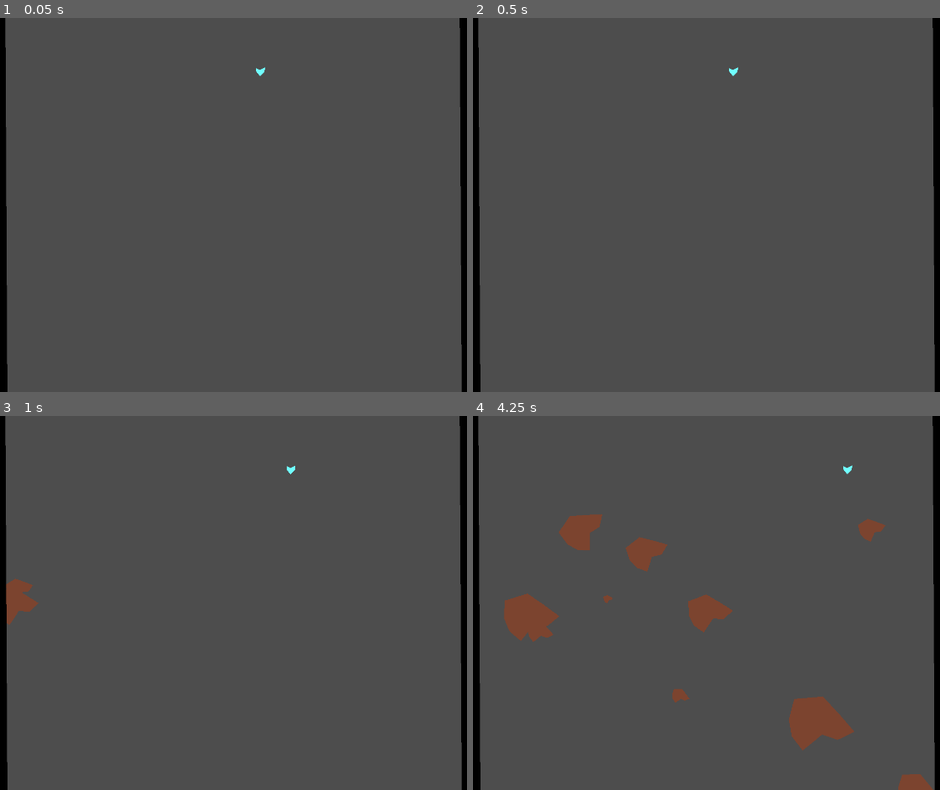
Above: before the commit, frames 1-4 (two rows, left to right).
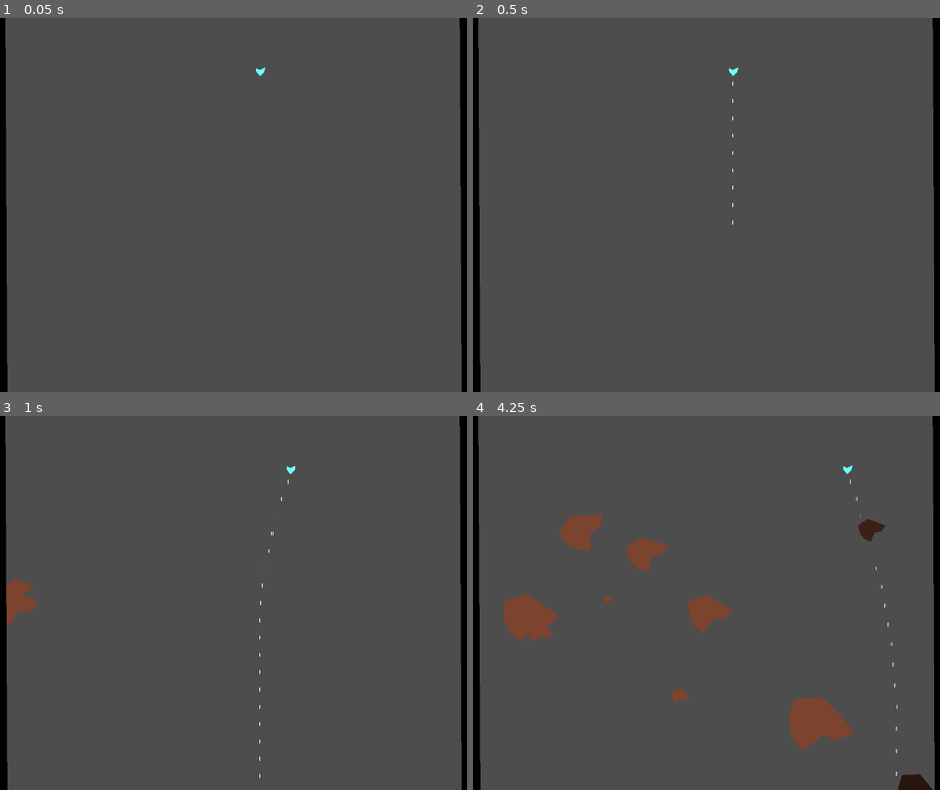
Above: after the commit, the same moments.

Repository: Fanny-Pack-Studios/juego-gamejam-equipo-yacare-wick
Game: Godot game, scene res://Nivel1.tscn
The game is run twice, just before and just after one commit, with the same random seed, the same clock (stepped at 60 frames per second) and the same inputs. The project has no main scene, so this scene is started directly.
Inputs (mouse positions are in pixels of both pictures, inside the frame that each line leads up to):
- Up to frame 1 (0.05 s): no input
- Up to frame 2 (0.5 s): no input
- Up to frame 3 (1 s): tap Enter at 0.5 s; move the mouse to (382, 584) at 0.52 s; hold Right (ui_right) from 0.53 s (still down); click (382, 584) at 0.67 s
- Up to frame 4 (4.25 s): move the mouse to (575, 621) at 1.27 s; release Right (ui_right) at 1.28 s; hold Down (ui_down) 1.28-2.03 s; move the mouse to (776, 520) at 2.02 s; hold Right (ui_right) 2.03-2.78 s; move the mouse to (673, 677) at 2.77 s; hold Up (ui_up) 2.78-3.53 s; click (673, 677) at 2.92 s; move the mouse to (907, 659) at 3.52 s; hold Left (ui_left) from 3.53 s (still down)

Frame 1 is identical in both runs. In frame 2, less than 0.1% of the frame differs, in the area x 55-56%, y 16-56%; in frame 3, less than 0.1%; in frame 4, 0.6%, in the area x 6-99%, y 16-100%.

Commit message:
Disparos

Diff:
--- a/Characters/Asteroid.gd
+++ b/Characters/Asteroid.gd
@@ -1,7 +1,10 @@
 class_name Asteroid
 extends CharacterBody2D
-#
+
 @export var config: AsteroidConfig
+
+var current_health := 10.0
+var max_health := 10.0
 
 signal removed(asteroid)
 
@@ -18,6 +21,15 @@
 		config.origin_bounds.x,
 		get_viewport_rect().end.x * config.origin_bounds.y
 	)
+	max_health = size * 100
+	current_health = max_health
+
+func _process(delta):
+	var health_percentage = current_health / max_health
+	$Polygon2D.modulate = Color(health_percentage,
+								health_percentage,
+								health_percentage)
+
 
 func _physics_process(delta):
 	move_and_slide()
@@ -35,6 +47,11 @@
 func hit_with_spaceship(_spaceship):
 	vanish()
 
+func be_damaged(amount):
+	current_health -= amount
+	if(current_health <= 0):
+		vanish()
+
 func remove():
 	removed.emit(self)
 	queue_free()
--- a/Characters/Asteroid.tscn
+++ b/Characters/Asteroid.tscn
@@ -20,6 +20,7 @@
 [node name="Polygon2D" type="Polygon2D" parent="."]
 scale = Vector2(5, 5)
 color = Color(0.486275, 0.270588, 0.188235, 1)
+offset = Vector2(0.266, 0)
 polygon = PackedVector2Array(-8, 10, -8, 10, -15, -6, -15, -6, -15, -6, -15, -6, -15, -6, -15, -6, -8, -19, -8, -19, -8 …(363 unchanged characters)…
 
 [node name="CollisionPolygon2D" type="CollisionPolygon2D" parent="."]
--- a/Characters/Spaceship.gd
+++ b/Characters/Spaceship.gd
@@ -1,11 +1,12 @@
 class_name Spaceship
 extends CharacterBody2D
+
+const Shoot = preload("res://Characters/Weapons/RegularShoot.tscn")
 
 @export var MAX_SPEED := 300.0
 @export var ACCELERATION := 15.0
 @export var DRIFT_DESACCELERATION := 2.0
 var current_health := 100.0
-
 
 func _physics_process(delta):
 	var direction := Input.get_vector("ui_left", "ui_right", "ui_up", "ui_down")
@@ -25,3 +26,13 @@
 
 func take_damage(damage: float):
 	current_health -= damage
+
+
+func _on_weapon_timer_timeout():
+	shoot()
+
+func shoot():
+	var shoot = Shoot.instantiate()
+	shoot.speed = 1000
+	add_child(shoot)
+	shoot.global_transform.origin = global_transform.origin
--- a/Characters/Spaceship.tscn
+++ b/Characters/Spaceship.tscn
@@ -29,4 +29,10 @@
 [node name="CollisionShape2D" type="CollisionShape2D" parent="Hitbox"]
 shape = SubResource("CircleShape2D_we1hp")
 
+[node name="WeaponTimer" type="Timer" parent="."]
+process_callback = 0
+wait_time = 0.05
+autostart = true
+
 [connection signal="body_entered" from="Hitbox" to="." method="_on_hitbox_body_entered"]
+[connection signal="timeout" from="WeaponTimer" to="." method="_on_weapon_timer_timeout"]
--- /dev/null
+++ b/Characters/Weapons/RegularShoot.gd
@@ -0,0 +1,16 @@
+extends Node2D
+
+@export var speed: float = 10
+
+func _ready():
+	top_level = true
+
+func velocity():
+	return Vector2.DOWN * speed
+
+func _physics_process(delta):
+	translate(delta * velocity())
+
+func _on_hitbox_body_entered(body):
+	body.be_damaged(10)
+	queue_free()
--- /dev/null
+++ b/Characters/Weapons/RegularShoot.tscn
@@ -0,0 +1,29 @@
+[gd_scene load_steps=3 format=3 uid="uid://2py6puyfi0yp"]
+
+[ext_resource type="Script" path="res://Characters/Weapons/RegularShoot.gd" id="1_7q73h"]
+
+[sub_resource type="RectangleShape2D" id="RectangleShape2D_2tdcf"]
+size = Vector2(9, 13)
+
+[node name="RegularShoot" type="Node2D"]
+script = ExtResource("1_7q73h")
+
+[node name="Line2D" type="Line2D" parent="."]
+position = Vector2(5, 0)
+points = PackedVector2Array(-7, -4, -7, 7, -7, 2)
+width = 1.0
+
+[node name="Line2D2" type="Line2D" parent="."]
+position = Vector2(9, 0)
+points = PackedVector2Array(-7, -4, -7, 7, -7, 2)
+width = 1.0
+
+[node name="Hitbox" type="Area2D" parent="."]
+collision_layer = 0
+collision_mask = 2
+
+[node name="CollisionShape2D" type="CollisionShape2D" parent="Hitbox"]
+position = Vector2(0.5, 1.5)
+shape = SubResource("RectangleShape2D_2tdcf")
+
+[connection signal="body_entered" from="Hitbox" to="." method="_on_hitbox_body_entered"]
--- a/Nivel1.tscn
+++ b/Nivel1.tscn
@@ -68,7 +68,7 @@
 shape = SubResource("RectangleShape2D_1f6ug")
 
 [node name="AsteroidsSpawner" type="Node2D" parent="."]
-position = Vector2(865, 537)
+position = Vector2(-506, 537)
 script = ExtResource("3_7ueoi")
 time_between_spawns_bounds = Vector2(0.2, 0.5)
 max_asteroid_points_in_screen = 20
